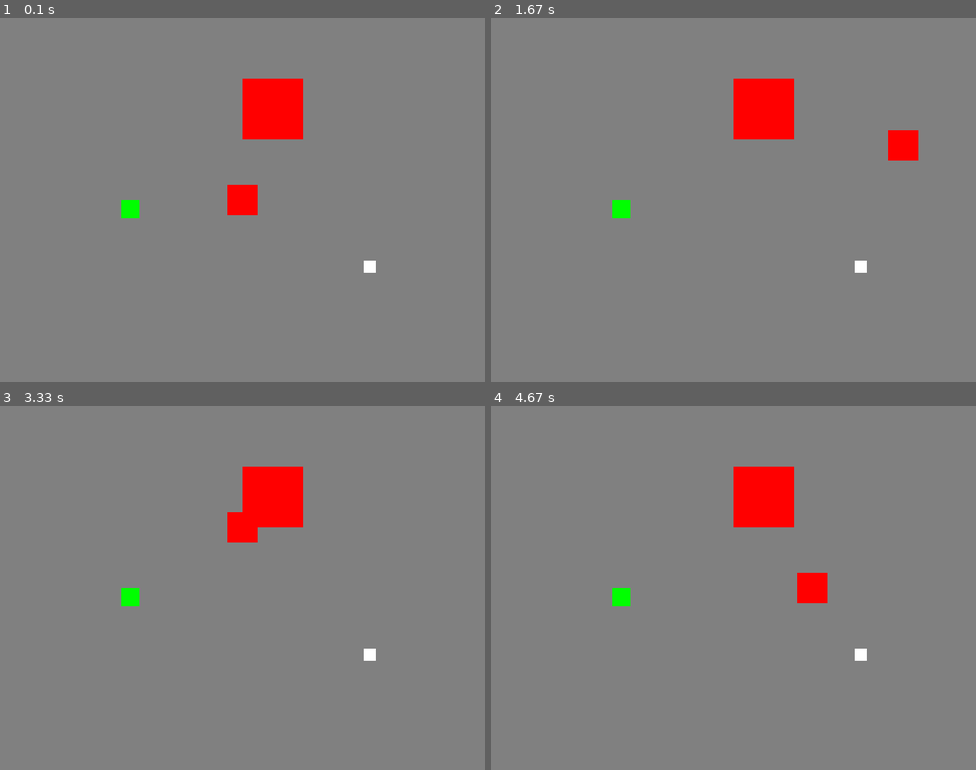
Above: before the commit, frames 1-4 (two rows, left to right).
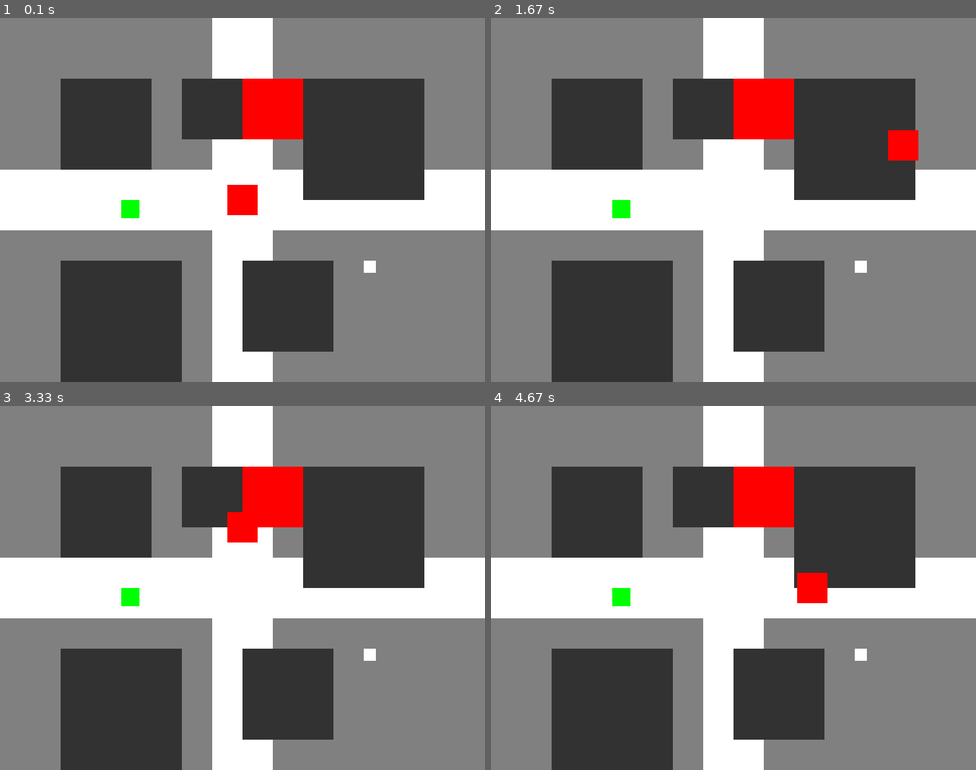
Above: after the commit, the same moments.

Repository: AdamWalters1/pygame-adam
Game: pygame game, started from src/main.py
Two runs of this game, one before a commit and one after it. Both use one fixed random seed, a clock stepped at 60 frames per second and the inputs below.
Inputs:
- Up to frame 1 (0.1 s): no input
- Up to frame 2 (1.67 s): hold Right 0.33-0.8 s; hold Up 0.83-1.13 s; hold Right 1.17-1.63 s
- Up to frame 3 (3.33 s): hold Left 1.67-2.2 s; hold Down 2.23-2.53 s; hold Left 2.57-2.97 s; hold Up from 3 s (still down)
- Up to frame 4 (4.67 s): release Up at 3.37 s; hold Right 3.4-4.03 s; hold Down 4.07-4.43 s; hold Left from 4.47 s (still down)

The runs differ from the first frame. In frame 1, 49% of the frame differs, in the area x 0-100%, y 0-100%; in frame 2, 49%; in frame 3, 49%; in frame 4, 49%.

Commit message:
Created basic background city

Diff:
--- /dev/null
+++ b/assets/extractAssets.py
@@ -0,0 +1,19 @@
+import pygame
+
+
+# Initialize Pygame
+pygame.init()
+
+# Load the sprite sheet
+car_sprite_sheet = pygame.image.load('../assets/images/cars.png').convert_alpha()
+
+# Assume each car sprite is 64x64 pixels
+CAR_WIDTH = 64
+CAR_HEIGHT = 64
+
+# Extract individual car images from the sprite sheet
+car_images = []
+
+for i in range(4):
+    car_image = car_sprite_sheet.subsurface((i * CAR_WIDTH, 0, CAR_WIDTH, CAR_HEIGHT))
+    car_images.append(car_image)
--- a/src/main.py
+++ b/src/main.py
@@ -4,6 +4,9 @@
 from player import Player
 import sys
 from obstacle import Obstacle
+import random
+from random import randint
+import os
 # Initialize Pygame
 pygame.init()
 
@@ -16,6 +19,8 @@
 WHITE = (255, 255, 255)
 RED = (255, 0, 0)
 GREEN = (0, 255, 0)
+BLUE = (0, 0, 255)
+DARK_GREY = (50, 50, 50)
 
 player_size = 50
 player_speed = 5
@@ -28,6 +33,37 @@
     Obstacle(600, 400, 20, WHITE)   # Example person
 ]
 
+# Buildings as obstacles
+buildings = [
+    Obstacle(100, 100, 150, DARK_GREY),
+    Obstacle(300, 100, 100, DARK_GREY),
+    Obstacle(500, 100, 200, DARK_GREY),
+    Obstacle(100, 400, 200, DARK_GREY),
+    Obstacle(400, 400, 150, DARK_GREY)
+]
+
+# Roads
+roads = [
+    pygame.Rect(0, 250, WIDTH, 100),  # Horizontal road
+    pygame.Rect(350, 0, 100, HEIGHT)  # Vertical road
+]
+
+randomnum = randint(1,2)
+
+# Load background music and sound effects
+#if randomnum == 1:
+    #background_music_path = os.path.join('..', 'assets', 'sounds', 'backgroundTraffic1.wav')
+#else:
+    #background_music_path = os.path.join('..', 'assets', 'sounds', 'backgroundTraffic22.wav')
+
+
+#effect_path = os.path.join('..', 'assets', 'sounds', 'effect.wav')
+
+#pygame.mixer.music.load(background_music_path)
+#pygame.mixer.music.play(-1)  # Play the background music in a loop
+
+#effect = pygame.mixer.Sound(effect_path)
+
 # Main game loop
 running = True
 while running:
@@ -38,9 +74,19 @@
     keys = pygame.key.get_pressed()
     player.move(keys)
 
+    #if keys[pygame.K_UP] or keys[pygame.K_DOWN] or keys[pygame.K_LEFT] or keys[pygame.K_RIGHT]:
+        #effect.play()
 
     # background
     win.fill(GREY)
+
+    # Draw roads
+    for road in roads:
+        pygame.draw.rect(win, WHITE, road)
+
+    # Draw buildings
+    for building in buildings:
+        building.draw(win)
 
     for obstacle in obstacles:
         obstacle.draw(win)
@@ -50,6 +96,8 @@
 
     pygame.display.update()  # Update display
     pygame.time.Clock().tick(60)
+
+
 # Quit Pygame
 pygame.quit()
 sys.exit()
Not shown, changed: README.md
Renamed: assets/city_cars_2.png -> assets/cars.png
Renamed: assets/CP_V1.0.4.png -> assets/city.png
Not shown, changed: DESIGN.md
